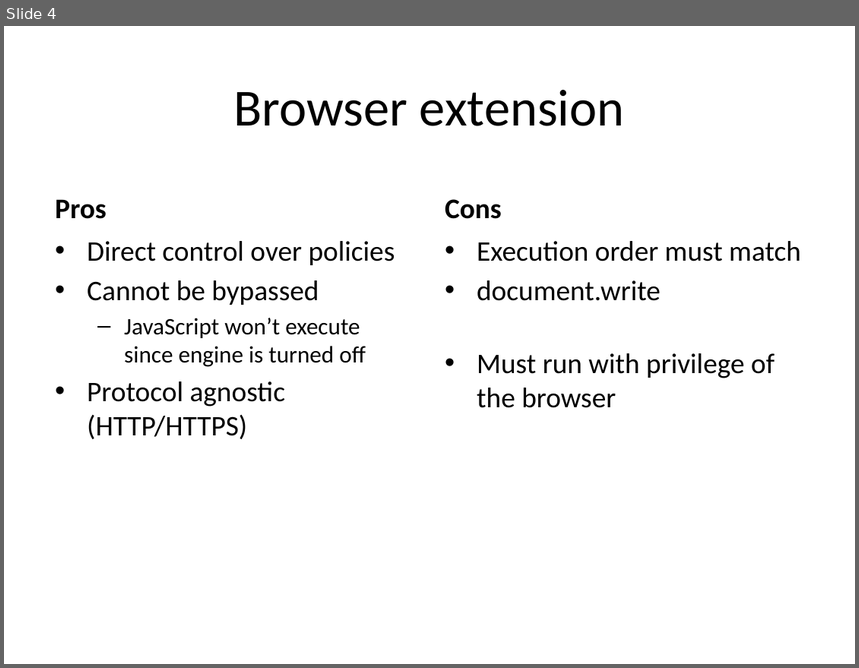
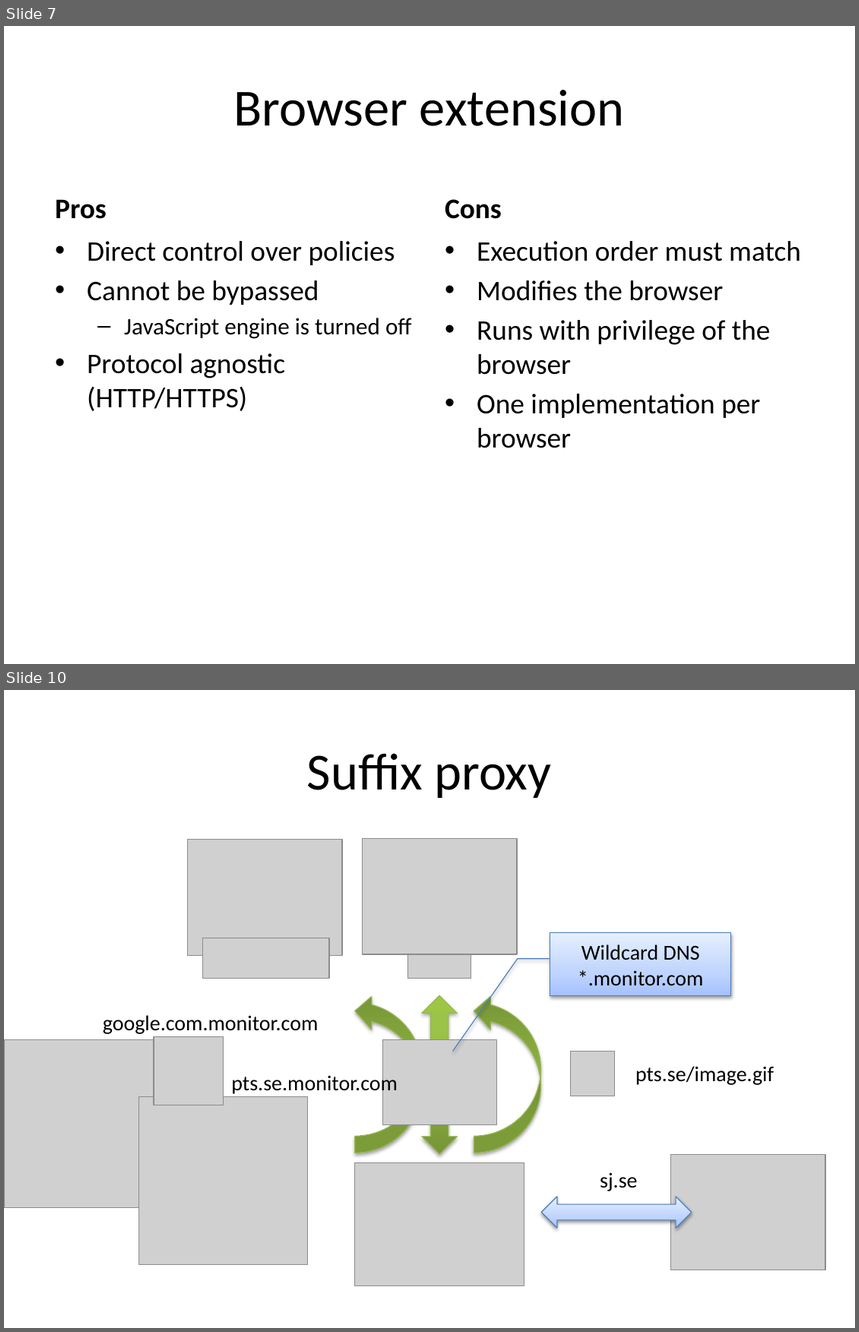
Before and after one commit to internot/monitor-distribution, a slide deck: presentation/Monitor.distribution-WebSand.2013-04-25.pptx. Shown one above the other, each under a label of ours: slide 4 before the commit, slides 7 and 10 after it; the slides between them are not shown. The pictures are 859x668 and 859x1332 pixels, drawn with LibreOffice and Linux fonts; fonts in the diff are those of the drawing; grey boxes stand for pictures. Boxes give left, top, right and bottom in pixels: in the first picture for what was removed or moved away, otherwise in the second. Text is boxed around its words. In the diff, an @@ line names an element or a change of style, - is before the commit and + after.

```diff
--- a/presentation/Monitor.distribution-WebSand.2013-04-25.pptx
+++ b/presentation/Monitor.distribution-WebSand.2013-04-25.pptx
@@ slide 10 added at (4, 690, 855, 1328), background #FFFFFF @@
@@ title added at (307, 753, 552, 798), 44 pt, text #000000 @@
+Suffix proxy
@@ picture added at (188, 839, 343, 954) @@
@@ picture added at (363, 838, 517, 954) @@
@@ picture added at (202, 938, 329, 978) @@
@@ border callout added at (550, 932, 732, 996), fill gradient #A4C4FF to #BFD4FF to #E6EEFF, outline #4B7EBC 0.75 pt, 18 pt, text #000000 @@
+Wildcard DNS
+*.monitor.com
@@ picture added at (408, 943, 471, 979) @@
@@ curved right arrow added at (354, 995, 422, 1153), fill gradient #779737 to #9BC348 to #9DC746, outline #98B955 0.75 pt @@
@@ up down arrow added at (422, 996, 458, 1154), fill gradient #779737 to #9BC348 to #9DC746, outline #98B955 0.75 pt @@
@@ curved right arrow added at (474, 995, 541, 1153), fill gradient #779737 to #9BC348 to #9DC746, outline #98B955 0.75 pt @@
@@ text added at (103, 1015, 319, 1034), 18 pt, text #000000 @@
+google.com.monitor.com
@@ picture added at (4, 1040, 173, 1208) @@
@@ picture added at (154, 1037, 224, 1106) @@
@@ picture added at (382, 1040, 496, 1125) @@
@@ picture added at (570, 1051, 614, 1096) @@
@@ text added at (231, 1073, 398, 1096), 18 pt, text #000000 @@
+pts.se.monitor.com
@@ text added at (636, 1066, 774, 1085), 18 pt, text #000000 @@
+pts.se/image.gif
@@ picture added at (139, 1097, 307, 1265) @@
@@ picture added at (354, 1163, 524, 1287) @@
@@ picture added at (671, 1155, 826, 1271) @@
@@ text added at (600, 1173, 638, 1192), 18 pt, text #000000 @@
+sj.se
@@ left right arrow added at (542, 1196, 692, 1228), fill gradient #A4C4FF to #BFD4FF to #E6EEFF, outline #4B7EBC 0.75 pt @@
@@ what was slide 4 is now slide 7 @@
@@ slide 7 changed as well @@
@@ text at (477, 281, 771, 449): text changed @@
-• document.write
-• Must run with privilege of the browser
+• Modifies the browser
+• Runs with privilege of the browser
+• One implementation per browser
@@ text at (124, 318, 412, 339): text changed @@
-  – JavaScript won’t execute since engine is turned off
+  – JavaScript engine is turned off
```
Also in this commit, not shown: 7 other slides changed, 6 other slides added, 2 slides removed, 1 other file.
